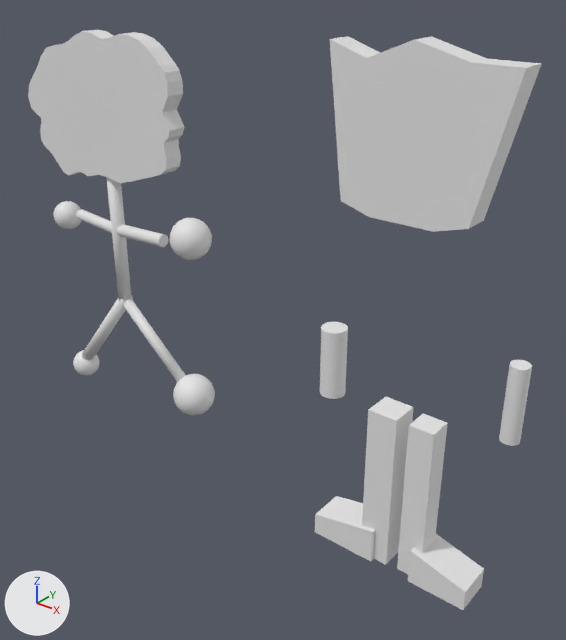
The Blender file Assets/Models/cloudhead and plankhead/cloudhead plankhead.blend as it was, and as the next commit left it.
One viewpoint serves both versions: a camera (50 mm lens) standing at (3.15, -3.74, 1.84) and looking at (0.24, -0.1, -0.42). The axes (+X, +Y, +Z) are drawn at lower left. The lights are the same throughout.

The older version as bpy lines, for what is in view:
```python
ob_cube_003 = bpy.data.objects.new('Cube.003', me_cube_003)
ob_cube_003.location = (0.906, 0.0, -1.878)
ob_cylinder = bpy.data.objects.new('Cylinder', me_cylinder)
ob_cylinder.location = (-1.382, 0.0, 0.0)
ob_cylinder_001 = bpy.data.objects.new('Cylinder.001', me_cylinder_001)
ob_cylinder_001.location = (-1.823, 0.0, -1.267)
ob_cylinder_001.rotation_euler = (0.0, -2.454, 0.0)  # degrees (0, -141, 0)
ob_cylinder_002 = bpy.data.objects.new('Cylinder.002', me_cylinder_002)
ob_cylinder_002.location = (-0.843, 0.0, -1.192)
ob_cylinder_002.rotation_euler = (0.0, -4.037, 0.0)  # degrees (0, -231, 0)
ob_cylinder_002.scale = (1.02, 1.02, 1.02)
ob_cylinder_003 = bpy.data.objects.new('Cylinder.003', me_cylinder_003)
ob_cylinder_003.location = (-1.304, -0.082, -0.145)
ob_cylinder_003.rotation_euler = (0.0, 1.571, 0.0)  # degrees (0, 90, 0)
ob_sphere = bpy.data.objects.new('Sphere', me_sphere)
ob_sphere.location = (-0.667, -0.076, -1.342)
ob_sphere_001 = bpy.data.objects.new('Sphere.001', me_sphere_001)
ob_sphere_001.location = (-2.005, -0.076, -1.522)
ob_sphere_002 = bpy.data.objects.new('Sphere.002', me_sphere_002)
ob_sphere_002.location = (-2.005, -0.076, -0.163)
ob_sphere_003 = bpy.data.objects.new('Sphere.003', me_sphere_003)
ob_sphere_003.location = (-0.64, -0.047, -0.064)
# also in view: 'Vert' at (-1.44, -0.43, 0.36); 'Cylinder.004' at (1.19, 0.0, -0.57); 'Cube.004' at (1.53, 0.0, -1.88); 'Cube.002' at (1.3, 0.0, -1.42); 'Cube.001' at (1.03, 0.0, -1.42)
```
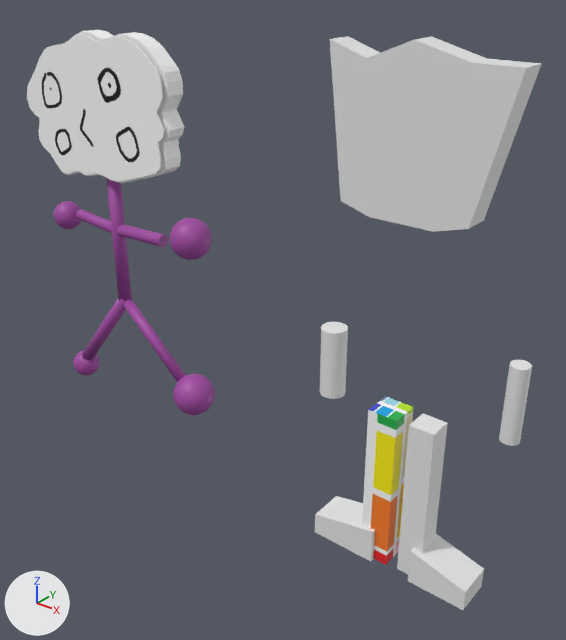
Pixel boxes (x1, y1, x2, y2) of what changed, in the pictures (566 x 640 px):
'Vert', reshaped: before (28, 30, 184, 183); after (27, 30, 184, 183)
'Cube.001', recoloured: (362, 397, 413, 565) in both
'Cylinder', recoloured (grey to purple): (106, 177, 132, 301) in both
'Sphere.003', recoloured, surface changed (white to purple): (170, 218, 212, 260) in both
'Sphere', recoloured, surface changed (white to purple): (173, 374, 215, 415) in both
'Cylinder.002', recoloured, surface changed (white to purple): (123, 299, 186, 382) in both
'Cylinder.003', recoloured, surface changed (white to purple): (76, 209, 168, 247) in both
'Cylinder.001', recoloured (grey to purple): (82, 295, 133, 360) in both
'Sphere.002', recoloured, surface changed (white to purple): (54, 201, 82, 229) in both
'Sphere.001', recoloured (grey to purple): (73, 350, 99, 375) in both
part 6 of me_vert, added: after (27, 34, 165, 182)
part 7 of me_vert, recoloured (grey to white): before (28, 30, 184, 183); after (45, 30, 184, 183)

Edits to the bpy script that builds the scene:
```text
Add mat_material_002:
    mat_material_002 = principled_material('Material.002')
    mat_material_002.texture = img_dumbface_png
Change me_vert:
    remove me_vert.from_pydata(...)  # 523 vertices, 467 faces; spans x -2.21..-0.66, y -0.81..0.0, z -0.57..1.28
    add me_vert.from_pydata(...)  # 581 vertices, 468 faces; spans x -2.21..-0.66, y -0.81..0.0, z -0.57..1.28
    me_vert part 6: a new loose piece of 58 vertices spanning x -2.18..-0.69, y -0.17, z 0.23..1.27, in mat_material_002 (picture img_dumbface_png)
    me_vert part 7: 467 faces spanning x -2.21..-0.66, y -0.14..0.0, z 0.21..1.28 switch from no material to mat_material_002 (picture img_dumbface_png)
Change me_cylinder:
    where me_cylinder.from_pydata(...)  # 64 vertices, 34 faces; spans x -0.052..0.052, y -0.134..-0.031, z -0.727..0.3
    add me_cylinder.materials.append(mat_material_001)  # picture img_allthecolors_palette_png
Change me_cylinder_001:
    where me_cylinder_001.from_pydata(...)  # 64 vertices, 34 faces; spans x -0.052..0.052, y -0.134..-0.031, z -0.727..0.3
    add me_cylinder_001.materials.append(mat_material_001)  # picture img_allthecolors_palette_png
Change me_cylinder_002:
    where me_cylinder_002.from_pydata(...)  # 64 vertices, 34 faces; spans x -0.07..0.05, y -0.125..-0.04, z -0.725..0.116
    used by ob_cylinder_002; location = (-0.843, 0.0, -1.192); rotation_euler = (0.0, -4.037, 0.0), in degrees (0, -231, 0); scale = (1.02, 1.02, 1.02)
    me_cylinder_002 part 1: texture (UV) coordinates of 34 of 34 faces, centred in x -0.052..0.032, y -0.124..-0.041, z -0.723..0.114, changed; they spanned u 0.0..1.0, v 0.01..1.0 and now span u 0.22..0.27, v 0.51..0.56
    add me_cylinder_002.materials.append(mat_material_001)  # picture img_allthecolors_palette_png
Change me_sphere:
    where me_sphere.from_pydata(...)  # 482 vertices, 512 faces; spans x -0.161..0.161, y -0.161..0.161, z -0.161..0.161
    me_sphere part 3: texture (UV) coordinates of 512 of 512 faces, centred in x -0.158..0.158, y -0.158..0.158, z -0.159..0.159, changed; they spanned u 0.0..1.0, v 0.0..1.0 and now span u 0.22..0.27, v 0.51..0.56
    add me_sphere.materials.append(mat_material_001)  # picture img_allthecolors_palette_png
Change me_sphere_001:
    where me_sphere_001.from_pydata(...)  # 482 vertices, 512 faces; spans x -0.113..0.113, y -0.113..0.113, z -0.113..0.113
    add me_sphere_001.materials.append(mat_material_001)  # picture img_allthecolors_palette_png
Change me_cylinder_003:
    where me_cylinder_003.from_pydata(...)  # 128 vertices, 68 faces; spans x -0.068..0.049, y -0.046..0.046, z -0.534..0.421
    used by ob_cylinder_003; location = (-1.304, -0.082, -0.145); rotation_euler = (0.0, 1.571, 0.0), in degrees (0, 90, 0)
    me_cylinder_003 part 2: texture (UV) coordinates of 68 of 68 faces, centred in x -0.055..0.036, y -0.046..0.046, z -0.529..0.421, changed; they spanned u 0.0..1.0, v 0.01..1.0 and now span u 0.22..0.27, v 0.51..0.56
    add me_cylinder_003.materials.append(mat_material_001)  # picture img_allthecolors_palette_png
Change me_sphere_002:
    where me_sphere_002.from_pydata(...)  # 482 vertices, 512 faces; spans x -0.113..0.113, y -0.113..0.113, z -0.113..0.113
    me_sphere_002 part 4: texture (UV) coordinates of 512 of 512 faces, centred in x -0.111..0.111, y -0.111..0.111, z -0.112..0.112, changed; they spanned u 0.0..1.0, v 0.0..1.0 and now span u 0.24..0.24, v 0.53..0.53
    add me_sphere_002.materials.append(mat_material_001)  # picture img_allthecolors_palette_png
Change me_sphere_003:
    where me_sphere_003.from_pydata(...)  # 482 vertices, 512 faces; spans x -0.149..0.149, y -0.149..0.149, z -0.149..0.149
    me_sphere_003 part 5: texture (UV) coordinates of 512 of 512 faces, centred in x -0.146..0.146, y -0.146..0.146, z -0.147..0.147, changed; they spanned u 0.0..1.0, v 0.0..1.0 and now span u 0.25..0.26, v 0.53..0.53
    add me_sphere_003.materials.append(mat_material_001)  # picture img_allthecolors_palette_png
Change me_cube_001:
    where me_cube_001.from_pydata(...)  # 8 vertices, 6 faces; spans x -0.103..0.103, y -0.103..0.103, z -1.059..0.103
    add me_cube_001.materials.append(mat_material_001)  # picture img_allthecolors_palette_png
```
